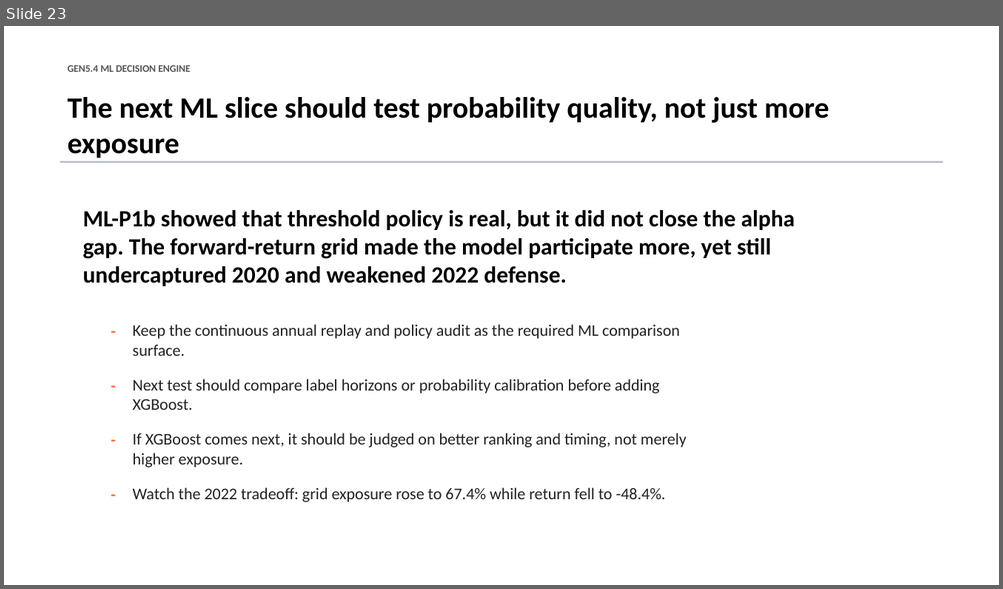
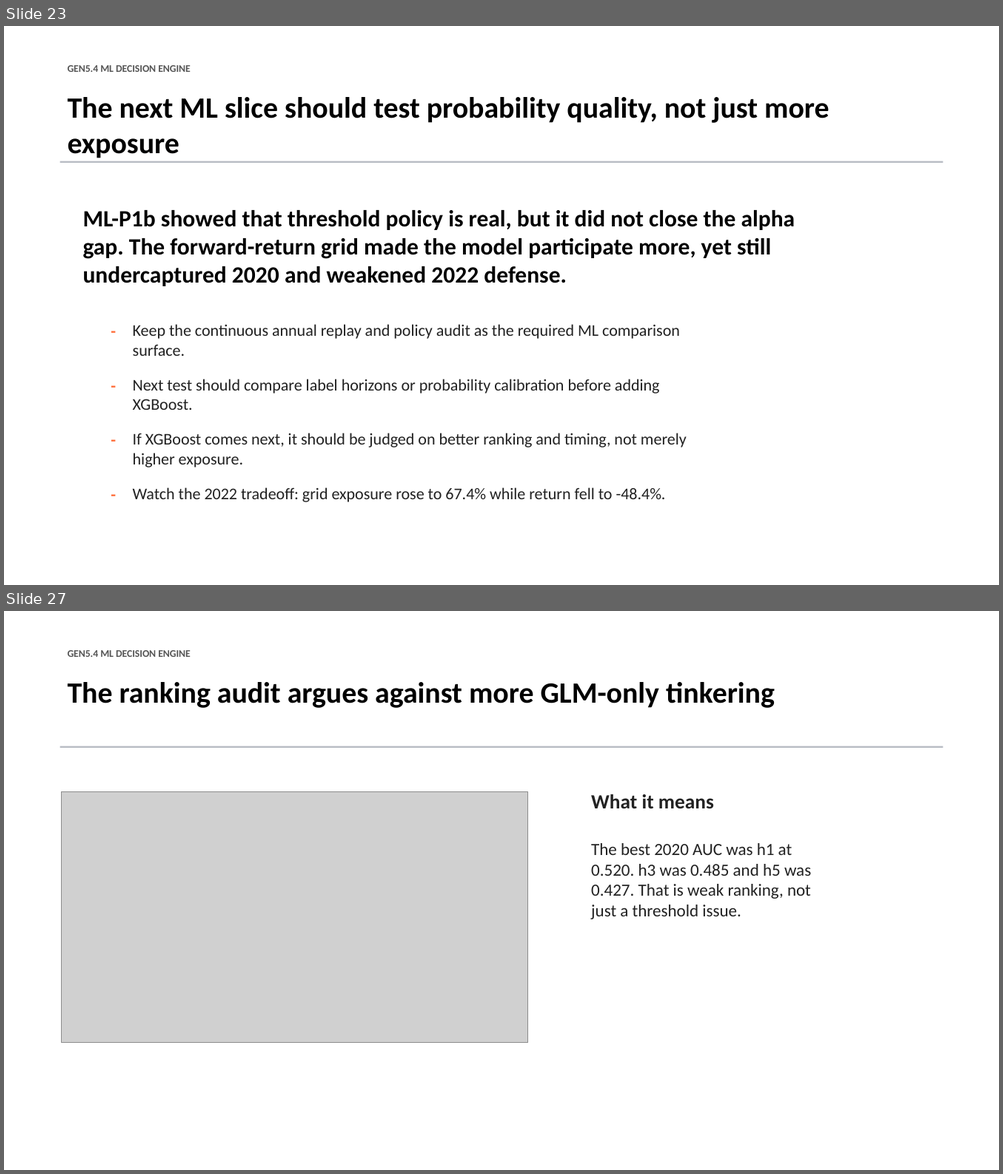
Before and after one commit to Francisc0Franc0/Time-Series-Modeling-Gen5, a slide deck: presentations/gen5_4_ml_decision_engine_incremental_build.pptx. Shown one above the other, each under a label of ours: slide 23 before the commit, slides 23 and 27 after it; the slides between them are not shown. The pictures are 1003x589 and 1003x1174 pixels, drawn with LibreOffice and Linux fonts; fonts in the diff are those of the drawing; grey boxes stand for pictures. Boxes give left, top, right and bottom in pixels: in the first picture for what was removed or moved away, otherwise in the second. Text is boxed around its words. In the diff, an @@ line names an element or a change of style, - is before the commit and + after.

```diff
--- a/presentations/gen5_4_ml_decision_engine_incremental_build.pptx
+++ b/presentations/gen5_4_ml_decision_engine_incremental_build.pptx
@@ slide 27 added at (4,611,999,1170), background #FFFFFF @@
@@ text added at (68,650,190,657), 9.8 pt, text #555555, bold @@
+GEN5.4 ML DECISION ENGINE
@@ text added at (68,682,774,708), 28.5 pt, text #000000, bold @@
+The ranking audit argues against more GLM-only tinkering
@@ rectangle added at (60,746,942,748), fill #B8BCC4 @@
@@ picture added at (62,792,528,1043) @@
@@ text added at (591,795,714,809), 19.5 pt, text #222222, bold @@
+What it means
@@ text added at (591,843,811,920), 16.5 pt, text #222222 @@
+The best 2020 AUC was h1 at 0.520. h3 was 0.485 and h5 was 0.427. That is weak ranking, not just a threshold issue.
```
Also in this commit, not shown: 4 other slides added, 6 other files.
